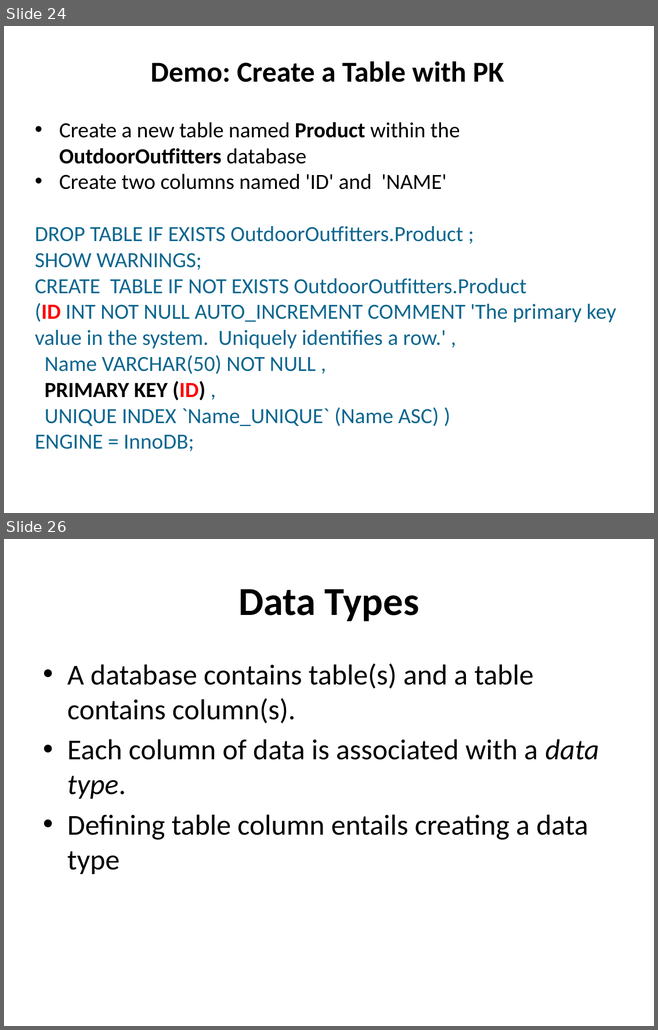
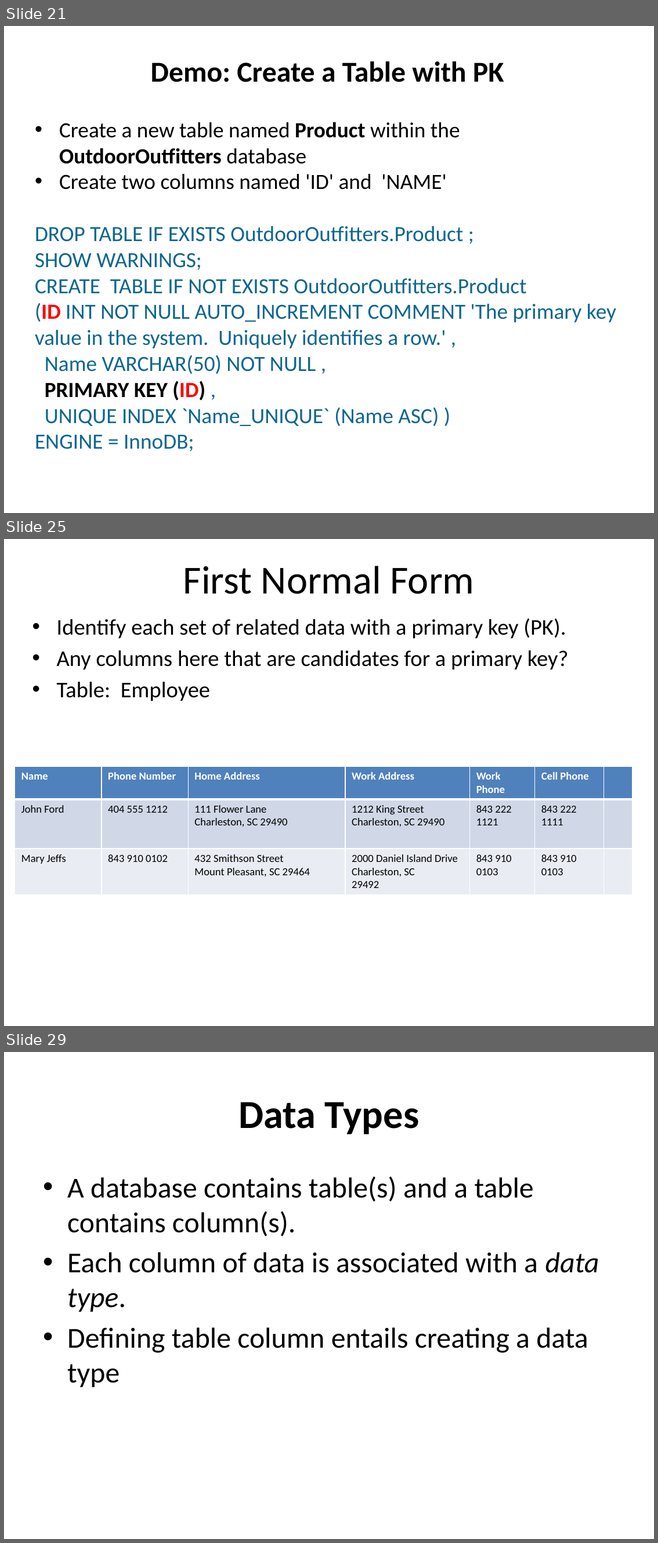
Before and after one commit to dchabala10/mysql101, a slide deck: Presentation/Intro_to_Relational_Databases_with_MySQL_Day1.pptx. Shown one above the other, each under a label of ours: slides 24 and 26 before the commit, slides 21, 25 and 29 after it; the slides between them are not shown. The pictures are 658x1030 and 658x1543 pixels, drawn with LibreOffice and Linux fonts; fonts in the diff are those of the drawing. Boxes give left, top, right and bottom in pixels: in the first picture for what was removed or moved away, otherwise in the second. Text is boxed around its words. In the diff, an @@ line names an element or a change of style, - is before the commit and + after.

```diff
--- a/Presentation/Intro_to_Relational_Databases_with_MySQL_Day1.pptx
+++ b/Presentation/Intro_to_Relational_Databases_with_MySQL_Day1.pptx
@@ slide 25 added at [4, 539, 654, 1026], background #FFFFFF @@
@@ title added at [183, 566, 474, 594], 44 pt, text #000000 @@
+First Normal Form
@@ text added at [57, 618, 568, 701], 24.8 pt, text #000000 @@
+• Identify each set of related data with a primary key (PK).
+• Any columns here that are candidates for a primary key?
+• Table: Employee
@@ table added at [15, 766, 632, 894], 3 rows, 7 columns @@
+Name | Phone Number | Home Address | Work Address | Work Phone | Cell Phone | 
+John Ford | 404 555 1212 | 111 Flower Lane / Charleston, SC 29490 | 1212 King Street / Charleston, SC 29490 | 843 222 1121 | 843 222 1111 | 
+Mary Jeffs | 843 910 0102 | 432 Smithson Street / Mount Pleasant, SC 29464 | 2000 Daniel Island Drive / Charleston, SC / 29492 | 843 910 0103 | 843 910 0103 | 
@@ what was slide 24 is now slide 21 @@
@@ what was slide 26 is now slide 29 @@
```
Also in this commit, not shown: 4 slides changed, 5 other slides added, 3 slides removed.
